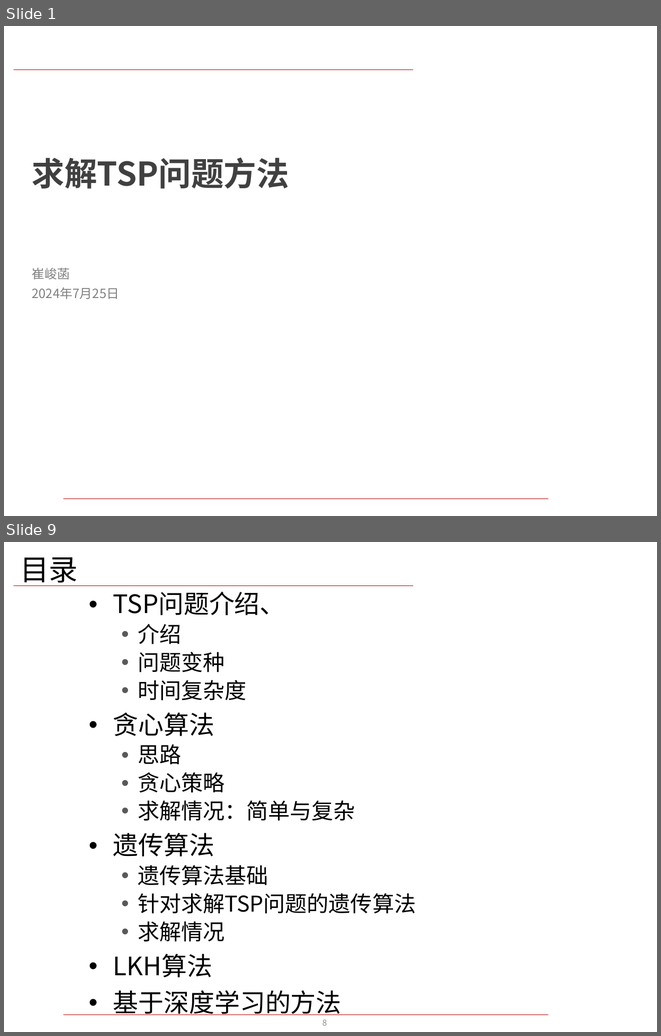
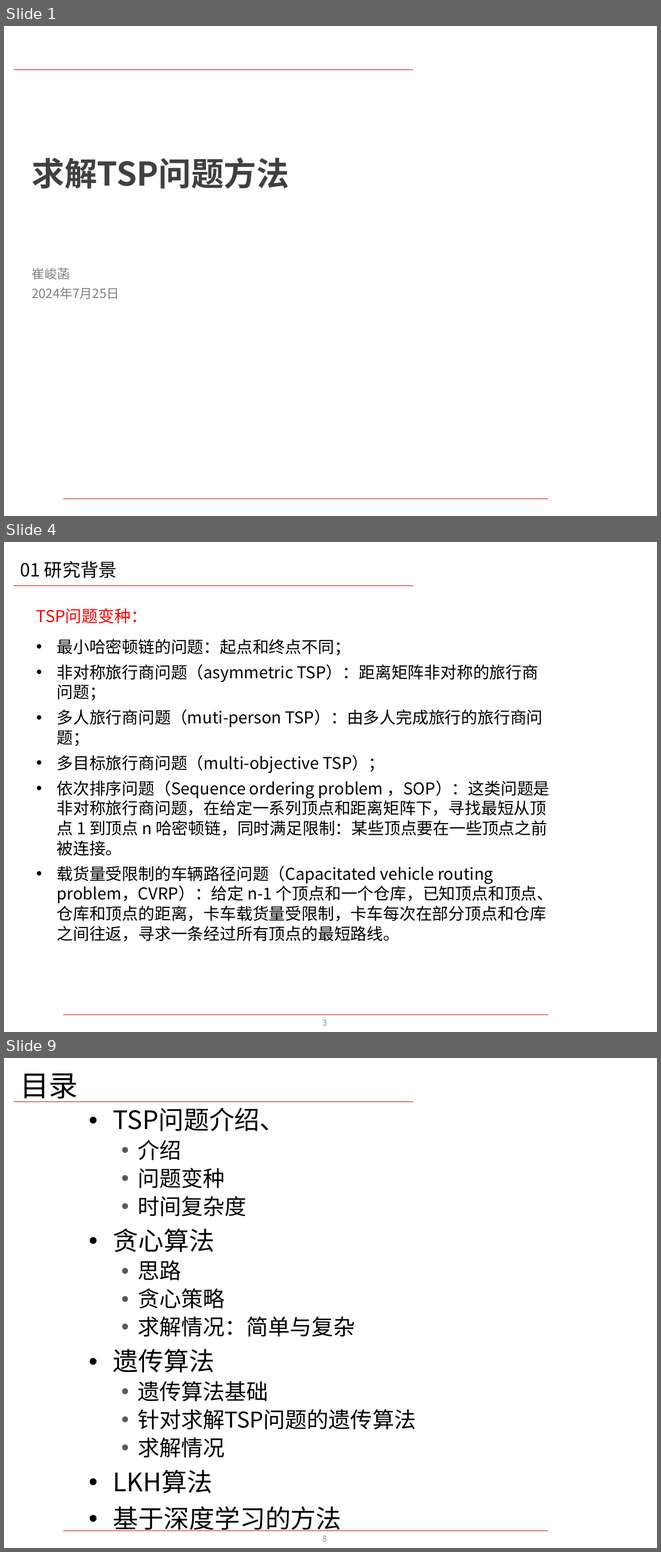
Before and after one commit to Cuijunhan/TSP, a slide deck: 转正报告 新模板 [自动保存的].pptx. Shown one above the other, each under a label of ours: slides 1 and 9 before the commit, slides 1, 4 and 9 after it; the slides between them are not shown. The pictures are 661x1036 and 661x1552 pixels, drawn with LibreOffice and Linux fonts; fonts in the diff are those of the drawing; background and template pictures are left out. Boxes give left, top, right and bottom in pixels: in the first picture for what was removed or moved away, otherwise in the second. Text is boxed around its words. In the diff, an @@ line names an element or a change of style, - is before the commit and + after.

```diff
--- a/转正报告 新模板 [自动保存的].pptx
+++ b/转正报告 新模板 [自动保存的].pptx
@@ slide 4 added at <box>4,542,657,1032</box>, background #FFFFFF; not listed: 2 template elements that a slide beside it also shows @@
@@ title added at <box>20,561,117,578</box>, 20 pt, text #000000 @@
+01 研究背景
@@ text added at <box>36,608,554,941</box>, 18 pt, text #000000 @@
+TSP问题变种：
+• 最小哈密顿链的问题：起点和终点不同；
+• 非对称旅行商问题（asymmetric TSP）：距离矩阵非对称的旅行商问题；
+• 多人旅行商问题（muti-person TSP）：由多人完成旅行的旅行商问题；
+• 多目标旅行商问题（multi-objective TSP）；
+• 依次排序问题（Sequence ordering problem ，SOP）：这类问题是非对称旅行商问题，在给定一系列顶点和距离矩阵下，寻找最短从顶点 1 到顶点 n 哈密顿链，同时满足限制：某些顶点要在一些顶点之前被连接。
+• 载货量受限制的车辆路径问题（Capacitated vehicle routing problem，CVRP）：给定 n-1 个顶点和一个仓库，已知顶点和顶点、仓库和顶点的距离，卡车载货量受限制，卡车每次在部分顶点和仓库之间往返，寻求一条经过所有顶点的最短路线。
@@ page number added at <box>323,1019,327,1025</box>, 9 pt, text #8C8C8C @@
+3
```
Also in this commit, not shown: 5 slides changed, 1 other slide added, 2 slides removed.
